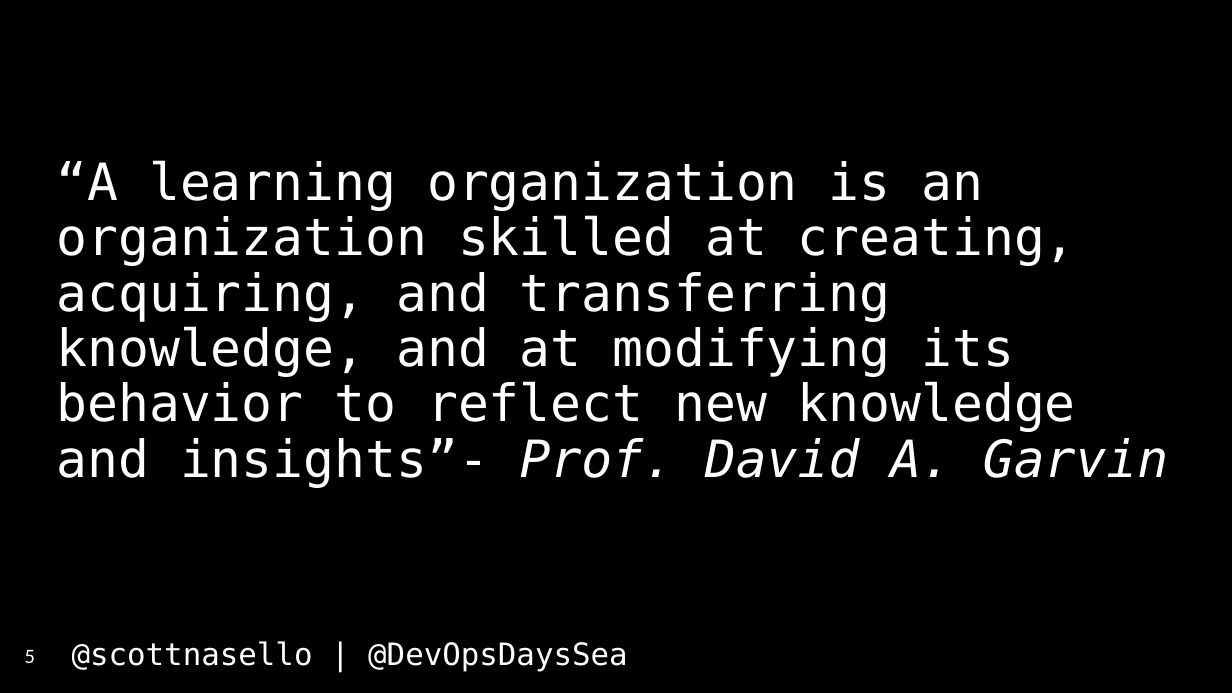
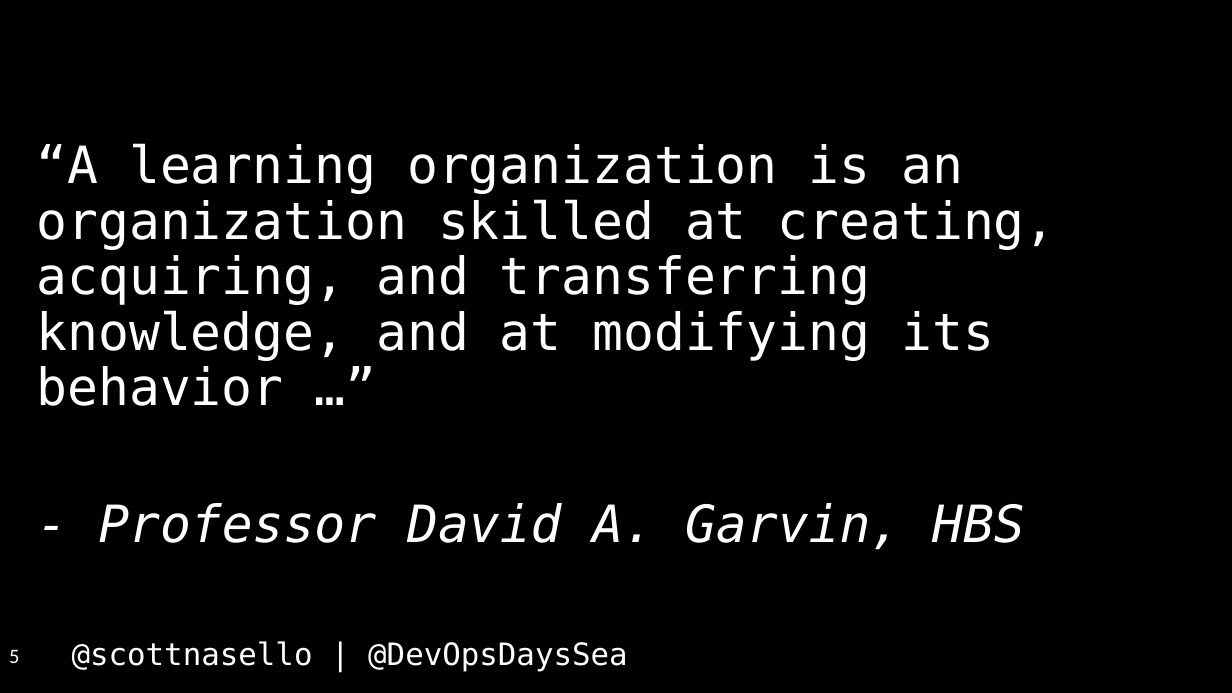
Before and after one commit to scottnasello/talks, a slide deck: slide 5 of 2017-04-26 Seattle DevOpsDays/DevOpsDays Seattle.pptx. Drawn at 1232x693 pixels with LibreOffice and Linux fonts; fonts in the diff are those of the drawing. Boxes give left, top, right and bottom in pixels: in the first picture for what was removed or moved away, otherwise in the second. Text is boxed around its words. In the diff, an @@ line names an element or a change of style, - is before the commit and + after.

```diff
--- a/2017-04-26 Seattle DevOpsDays/DevOpsDays Seattle.pptx
+++ b/2017-04-26 Seattle DevOpsDays/DevOpsDays Seattle.pptx
@@ text "“A learning organization is an ..." at [37, 143, 1056, 550]: vertical alignment top to middle @@
@@ text at [37, 143, 1056, 550]: text changed @@
-“A learning organization is an organization skilled at creating, acquiring, and transferring knowledge, and at modifying its behavior to reflect new knowledge and insights”- Prof. David A. Garvin
+“A learning organization is an organization skilled at creating, acquiring, and transferring knowledge, and at modifying its behavior …”
+- Professor David A. Garvin, HBS
@@ page number: place and size @@
-page number at [25, 650, 35, 663]
+page number at [9, 650, 19, 663]
```
Also in this commit, not shown: 23 other slides changed, 15 slides added, 5 slides removed, 1 other file.
